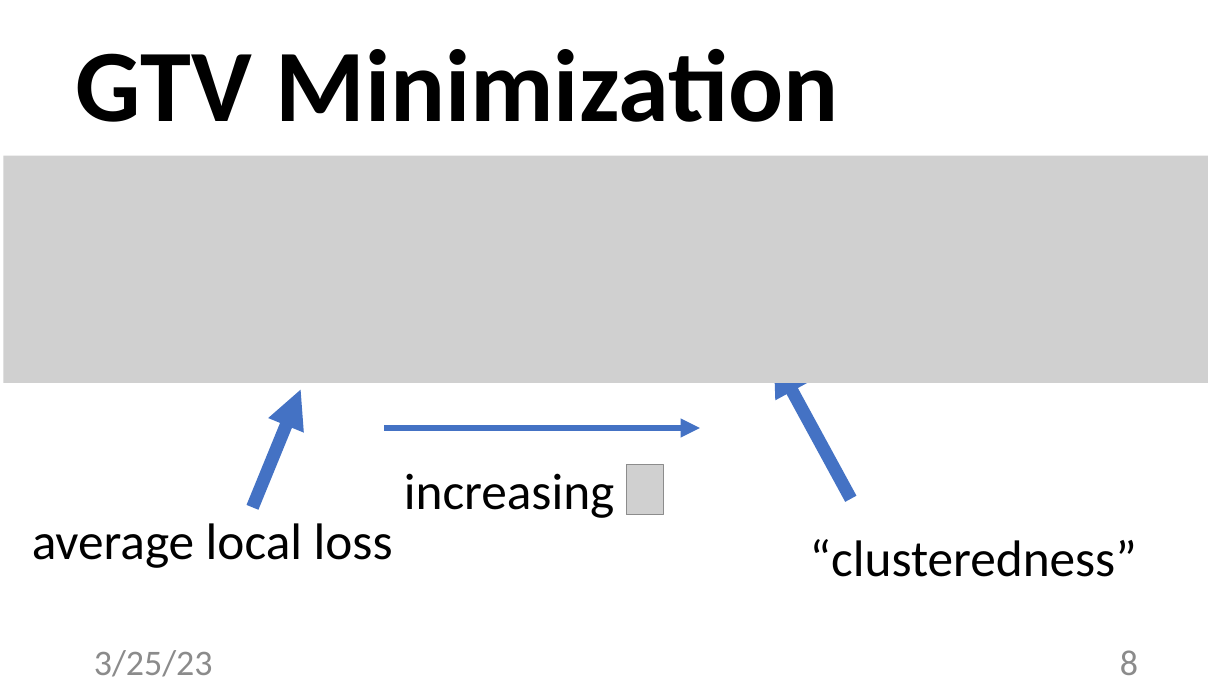
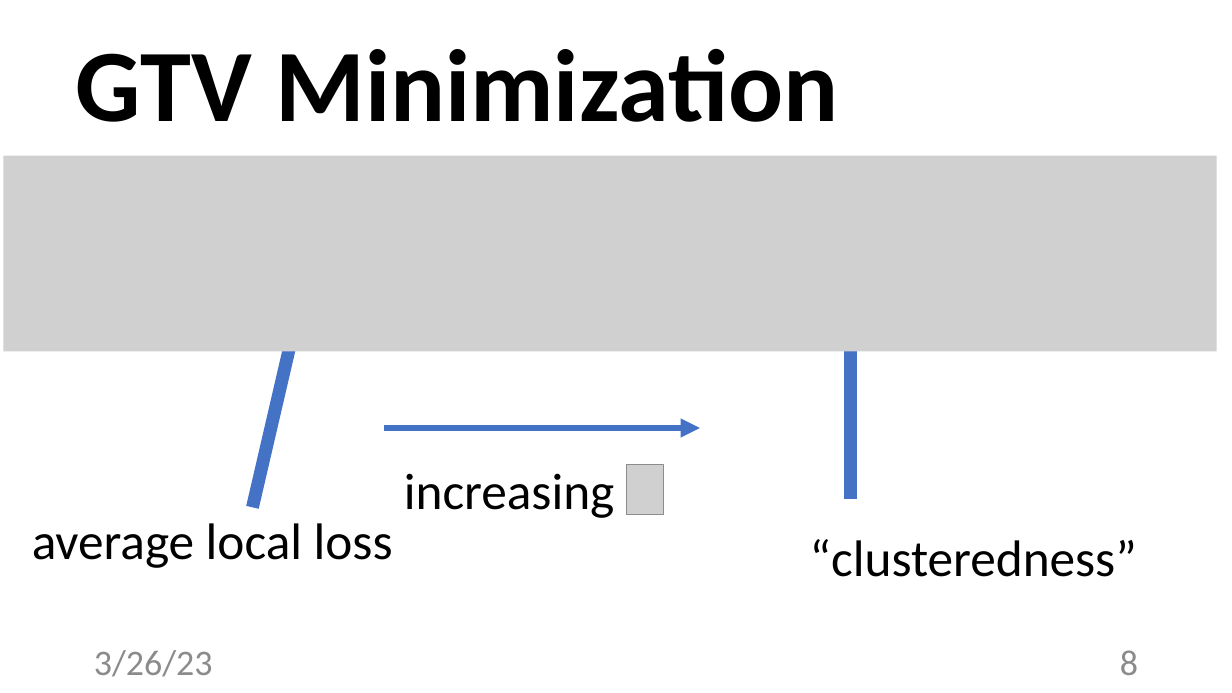
Before and after one commit to alexjungaalto/FederatedLearning, a slide deck: slide 8 of slides/CS-E4740_FLAlgos.pptx. Drawn at 1232x693 pixels with LibreOffice and Linux fonts; fonts in the diff are those of the drawing; grey boxes stand for pictures. Boxes give left, top, right and bottom in pixels: in the first picture for what was removed or moved away, otherwise in the second. Text is boxed around its words. In the diff, an @@ line names an element or a change of style, - is before the commit and + after.

```diff
--- a/slides/CS-E4740_FLAlgos.pptx
+++ b/slides/CS-E4740_FLAlgos.pptx
@@ picture: place and size @@
-picture at (4,155,1209,383)
+picture at (4,155,1217,351)
@@ arrow moved from (252, 507) - (300, 390) to (252, 507) - (304, 285) @@
@@ arrow moved from (851, 499) - (775, 358) to (851, 499) - (851, 285) @@
@@ text at (94,650,213,677): text changed @@
-3/25/23
+3/26/23
```
Also in this commit, not shown: 11 other slides changed, 4 slides added, 25 slides removed, 12 other files.
